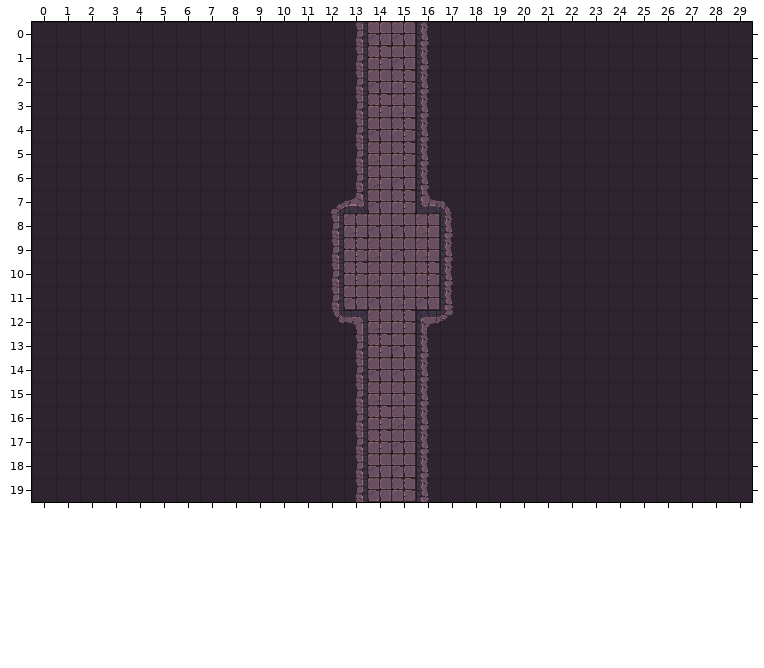
A Tiled map gets an edit: assets/maps/Dungeon/Hall/MapTxBx.tmx. This is how it looked before the edit.
Cells are 32x32 px. Shown: x 0..29, y 0..19.
The result:
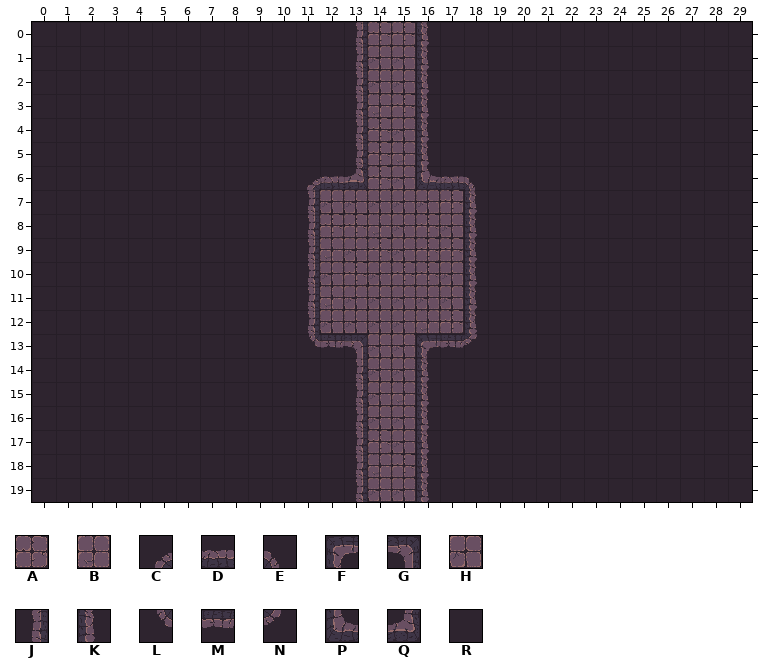
Key: from "Dungeon Crawler Tileset": A 0, B 1, C 2, D 3, E 4, F 5, G 8, H 10, J 12, K 14, L 22, M 23, N 24, P 35, Q 38, R 57.
_ is an empty cell.
The exact change:
Layer "Tile layer 1":
Tile B becomes tile A in row 3 at x 15; in rows 5 to 6 at x 14; in row 8 at x 13 and 16; in row 9 at x 14 and 16; in row 10 at x 15.
Tile E becomes tile A in row 7 at x 17.
Tile H becomes tile A in row 0 at x 14 to 15; in row 4 at x 14; in row 18 at x 15.
Tile J becomes tile A in row 8 at x 12.
Tile K becomes tile A in row 9 at x 17.
Tile N becomes tile A in row 12 at x 17.
Tile A becomes tile B in row 3 at x 14; in row 5 at x 15.
Tile F becomes tile B in row 12 at x 16.
Tile H becomes tile B in row 8 at x 14; in row 18 at x 14.
Tile J becomes tile B in row 9 at x 12; in row 11 at x 12.
Tile R becomes tile C in row 6 at x 11.
Tile R becomes tile D in row 6 at x 12 and 17.
Tile R becomes tile E in row 6 at x 18.
Tile K becomes tile F in row 13 at x 16.
Tile J becomes tile G in row 13 at x 13.
Tile A becomes tile H in row 1 at x 14; in row 2 at x 15; in row 4 at x 15; in row 7 at x 15; in row 9 at x 13; in row 12 at x 15.
Tile A becomes tile H in row 13 at x 14; in row 16 at x 14; in row 19 at x 15.
Tile B becomes tile H in row 10 at x 14; in row 11 at x 15; in row 12 at x 14; in row 15 at x 14; in row 16 at x 15.
Tile C becomes tile H in row 7 at x 12.
Tile G becomes tile H in row 12 at x 13.
Tile J becomes tile H in row 10 at x 12.
Tile K becomes tile H in row 8 at x 17; in rows 10 to 11 at x 17.
Tile L becomes tile H in row 12 at x 12.
Tile P becomes tile H in row 7 at x 16.
Tile Q becomes tile H in row 7 at x 13.
Tile R becomes tile J in rows 7 to 12 at x 11.
Tile R becomes tile K in rows 7 to 12 at x 18.
Tile R becomes tile L in row 13 at x 11.
Tile R becomes tile M in row 13 at x 12 and 17.
Tile R becomes tile N in row 13 at x 18.
Tile K becomes tile P in row 6 at x 16.
Tile J becomes tile Q in row 6 at x 13.
Boxes around the changes in both pictures, in picture pixels (x1, y1, x2, y2):
changed: (307, 22, 477, 358)
changed: (368, 382, 415, 429)
changed: (368, 454, 415, 501)
